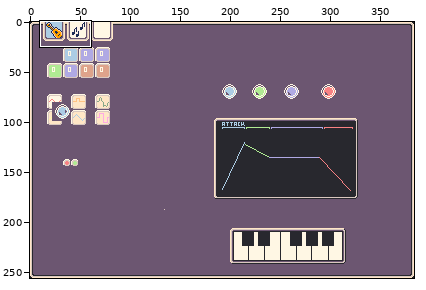
A pixel-art file gets an edit: tiny-cli/mockup-sfx2.aseprite. The first picture is a wide view before the edit; the outline marks the close-up.
Close-up. Old version:
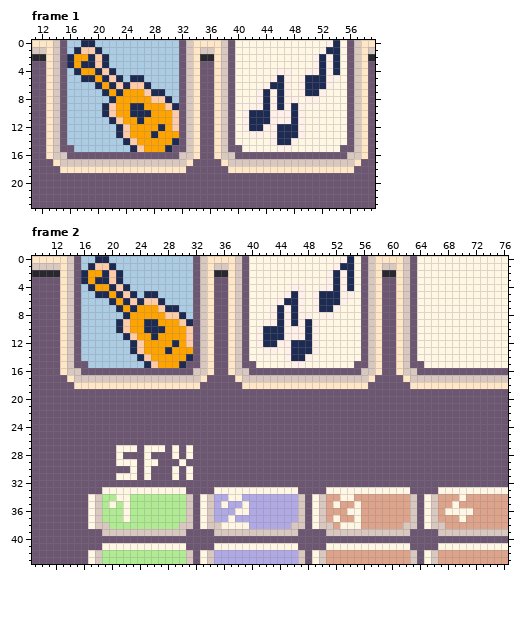
384x256 pixels, 2 frames. Shown: frame 1: x 11..59, y 0..23; frame 2: x 9..76, y 0..43. The commit also changed other frames or places, which this record leaves out.
After the commit:
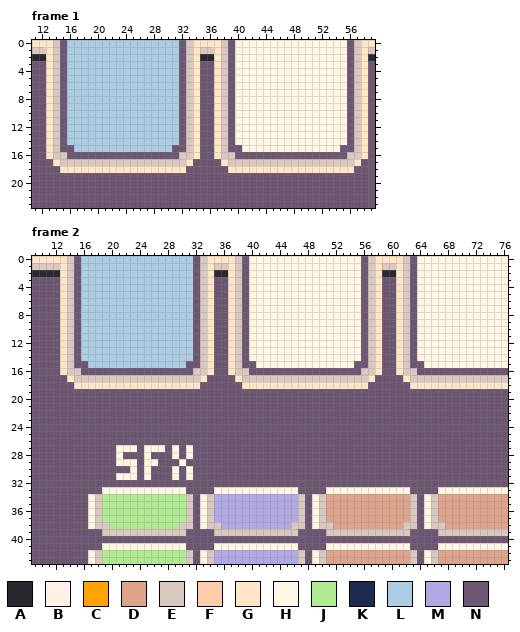
Palette (. is transparent): A #28282e  B #fff1e8  C #ffa300  D #dea38b  E #d9c8bf  F #ffccaa  G #ffe6c6  H #fff7e4  J #b0eb93  K #1d2b53  L #accce4  M #b0a9e4  N #6c5671
Log entry: Increase max BPM and fix max beat in the SFX Editor
The exact change:
layer "Layer 2 #2" added
Frame 1, layer "Layer 2 #2":
y 0: x 18..19 KK -> LL; x 53..54 BK -> HH
y 1: x 17..20 KFFK -> LLLL; x 52..54 BKK -> HHH
y 2: x 16..21 KCCKFK -> LLLLLL; x 51..54 BKBK -> HHHH
y 3: x 16..21 KCKKFK -> LLLLLL; x 51..54 BKBK -> HHHH
y 4: x 17..22 KCCKFK -> LLLLLL; x 46..47 BB -> HH; x 50..54 BBKBK -> HHHHH
y 5: x 18..23 KKCKFK -> LLLLLL; x 25..26 KK -> LL; x 45..47 BKB -> HHH; x 49..54 BKKKBB -> HHHHHH
y 6: x 20..27 KCKFKFFK -> LLLLLLLL; x 44..47 BKKB -> HHHH; x 49..53 BKKKB -> HHHHH
y 7: x 21..29 KCKCCCFKK -> LLLLLLLLL; x 43..47 BKBKB -> HHHHH; x 49..52 BKKB -> HHHH
y 8: x 22..30 KCCCCCFFK -> LLLLLLLLL; x 43..48 BKBKBB -> HHHHHH; x 50..51 BB -> HH
y 9: x 21..31 KFCCKKCCCFK -> LLLLLLLLLLL; x 42..49 BBKBKBKB -> HHHHHHHH
y 10: x 21..31 KFCCKKKCCCF -> LLLLLLLLLLL; x 41..49 BKKKBBBKB -> HHHHHHHHH
y 11: x 22..31 KFCCKCCCCF -> LLLLLLLLLL; x 41..49 BKKKBBBKB -> HHHHHHHHH
y 12: x 23..31 KFCCCCKCF -> LLLLLLLLL; x 41..49 BKKBBKKKB -> HHHHHHHHH
y 13: x 23..31 KFCCCKCCC -> LLLLLLLLL; x 42..43 BB -> HH; x 45..49 BKKKB -> HHHHH
y 14: x 24..31 KFCCCCCK -> LLLLLLLL; x 45..48 BKKB -> HHHH
y 15: x 25..30 KFCCCK -> LLLLLL; x 46..47 BB -> HH
Frame 2, layer "Layer 2 #2":
y 0: x 18..19 KK -> LL; x 53..54 BK -> HH
y 1: x 17..20 KFFK -> LLLL; x 52..54 BKK -> HHH
y 2: x 16..21 KCCKFK -> LLLLLL; x 51..54 BKBK -> HHHH
y 3: x 16..21 KCKKFK -> LLLLLL; x 51..54 BKBK -> HHHH
y 4: x 17..22 KCCKFK -> LLLLLL; x 46..47 BB -> HH; x 50..54 BBKBK -> HHHHH
y 5: x 18..23 KKCKFK -> LLLLLL; x 25..26 KK -> LL; x 45..47 BKB -> HHH; x 49..54 BKKKBB -> HHHHHH
y 6: x 20..27 KCKFKFFK -> LLLLLLLL; x 44..47 BKKB -> HHHH; x 49..53 BKKKB -> HHHHH
y 7: x 21..29 KCKCCCFKK -> LLLLLLLLL; x 43..47 BKBKB -> HHHHH; x 49..52 BKKB -> HHHH
y 8: x 22..30 KCCCCCFFK -> LLLLLLLLL; x 43..48 BKBKBB -> HHHHHH; x 50..51 BB -> HH
y 9: x 21..31 KFCCKKCCCFK -> LLLLLLLLLLL; x 42..49 BBKBKBKB -> HHHHHHHH
y 10: x 21..31 KFCCKKKCCCF -> LLLLLLLLLLL; x 41..49 BKKKBBBKB -> HHHHHHHHH
y 11: x 22..31 KFCCKCCCCF -> LLLLLLLLLL; x 41..49 BKKKBBBKB -> HHHHHHHHH
y 12: x 23..31 KFCCCCKCF -> LLLLLLLLL; x 41..49 BKKBBKKKB -> HHHHHHHHH
y 13: x 23..31 KFCCCKCCC -> LLLLLLLLL; x 42..43 BB -> HH; x 45..49 BKKKB -> HHHHH
y 14: x 24..31 KFCCCCCK -> LLLLLLLL; x 45..48 BKKB -> HHHH
y 15: x 25..30 KFCCCK -> LLLLLL; x 46..47 BB -> HH
y 34: x 21..22 HH -> JJ; x 37..38 HH -> MM; x 53..54 HH -> DD; x 70 H -> D
y 35: x 20 H -> J; x 22 H -> J; x 36 H -> M; x 39 H -> M; x 52 H -> D; x 55 H -> D; x 69 H -> D
y 36: x 22 H -> J; x 38..39 HH -> MM; x 54..55 HH -> DD; x 68..71 HHHH -> DDDD
y 37: x 22 H -> J; x 37 H -> M; x 52 H -> D; x 55 H -> D; x 70 H -> D
y 38: x 36..39 HHHH -> MMMM; x 53..55 HHH -> DDD
Pixel boxes of the changes (left, top, right, bottom) in both close-ups:
changed: (67, 40, 179, 152)
changed: (242, 40, 340, 152)
changed: (81, 256, 193, 368)
changed: (256, 256, 354, 368)
changed: (109, 494, 130, 522)
changed: (221, 494, 249, 529)
changed: (333, 494, 361, 529)
changed: (445, 494, 473, 522)
